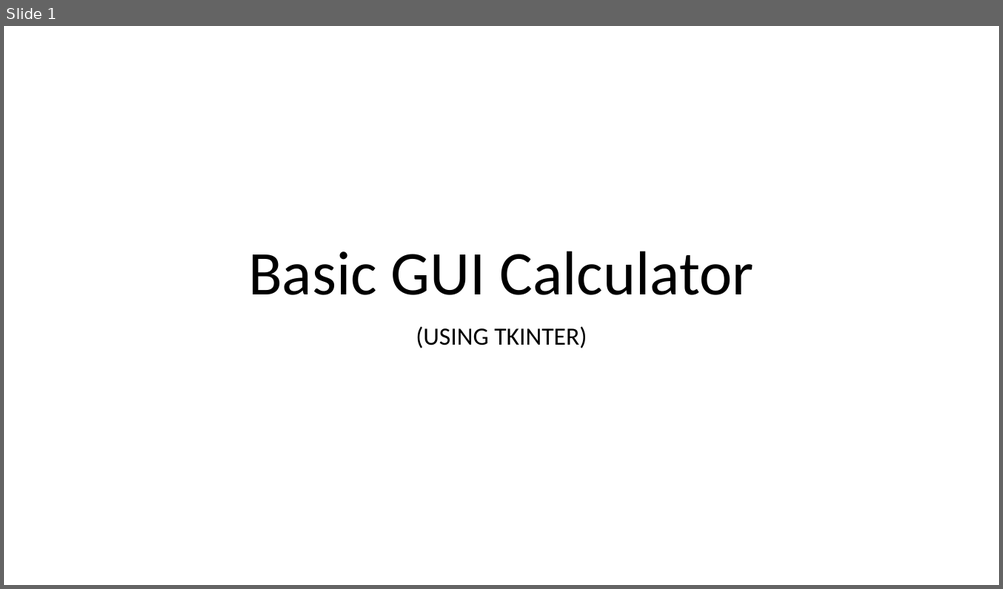
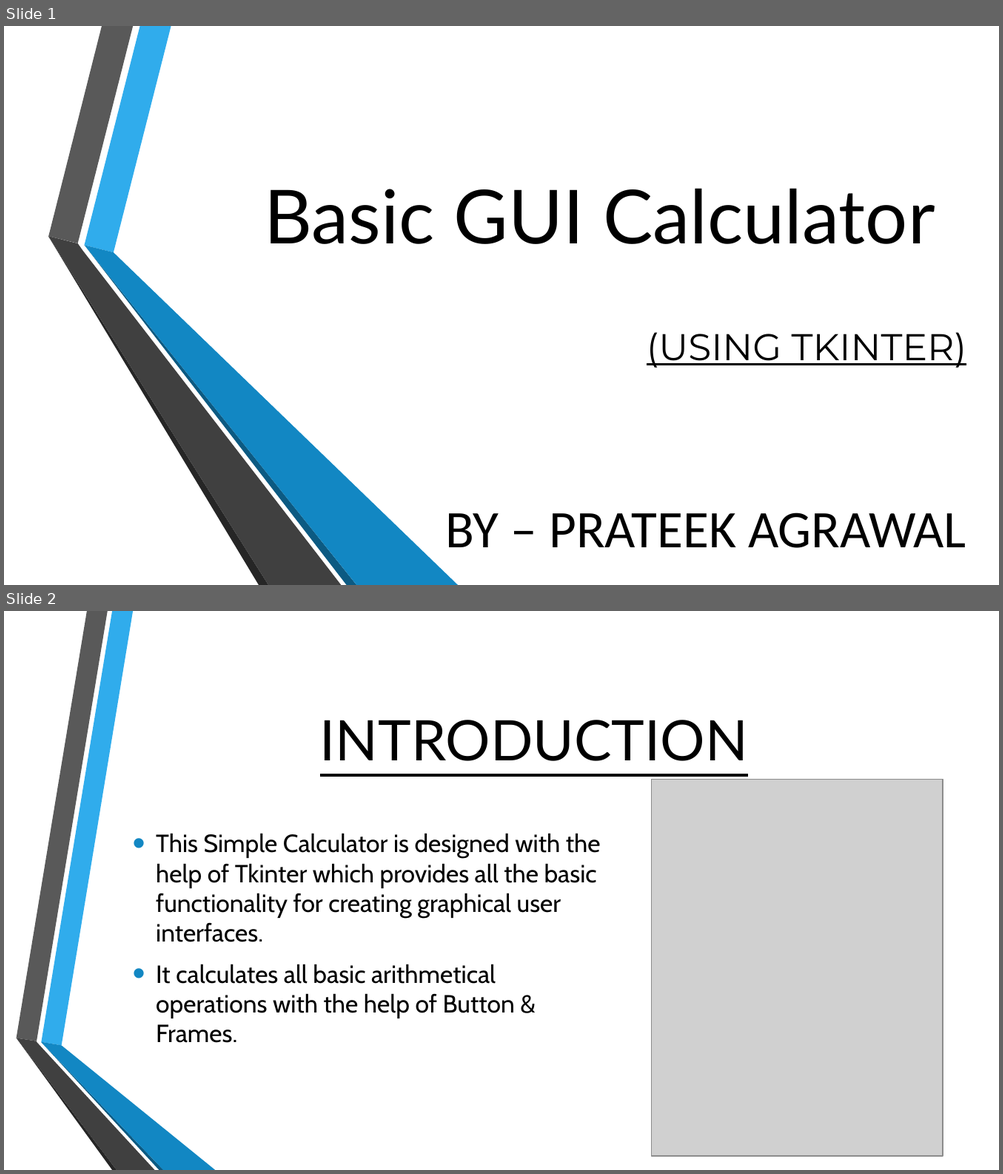
Before and after one commit to prateek3699/Project-1, a slide deck: Calculator.pptx. Shown one above the other, each under a label of ours: slide 1 before the commit, slides 1 and 2 after it. The pictures are 1003x589 and 1003x1174 pixels, drawn with LibreOffice and Linux fonts; fonts in the diff are those of the drawing; grey boxes stand for pictures; background and template pictures are left out. Boxes give left, top, right and bottom in pixels: in the first picture for what was removed or moved away, otherwise in the second. Text is boxed around its words. In the diff, an @@ line names an element or a change of style, - is before the commit and + after.

```diff
--- a/Calculator.pptx
+++ b/Calculator.pptx
@@ slide 2 added at (4, 611, 999, 1170), background picture (left out) @@
@@ title added at (320, 720, 748, 761), 54 pt, text #000000, underline @@
+INTRODUCTION
@@ picture added at (652, 779, 942, 1156) @@
@@ text added at (156, 833, 600, 1043), 24 pt, text #000000 @@
+• This Simple Calculator is designed with the help of Tkinter which provides all the basic functionality for creating graphical user interfaces.
+• It calculates all basic arithmetical operations with the help of Button & Frames.
@@ group added at (16, 611, 215, 1170): 6 freeform shapes @@
@@ slide 1 changed as well @@
@@ title "Basic GUI Calculator": place and size @@
-title "Basic GUI Calculator" at (248, 251, 754, 295)
+title "Basic GUI Calculator" at (264, 188, 934, 244)
@@ title "Basic GUI Calculator" at (264, 188, 934, 244): size 60 to 72 pt, font Calibri to Lato; alignment centre to right; line spacing 0.9 to 1 @@
@@ group added at (48, 26, 458, 585): 6 freeform shapes @@
@@ subtitle "(USING TKINTER)": place and size @@
-subtitle "(USING TKINTER)" at (415, 326, 586, 349)
+subtitle "(USING TKINTER)" at (446, 332, 967, 548)
@@ subtitle at (646, 332, 967, 368): size 24 to 36 pt, font Calibri to Montserrat, underline on in "(USING TKINTER)"; alignment centre to right; line spacing 0.9 to 1; more space between paragraphs @@
@@ subtitle at (446, 513, 965, 548): paragraph added @@
+BY – PRATEEK AGRAWAL
```
Also in this commit, not shown: 5 other slides added, 1 other file.
